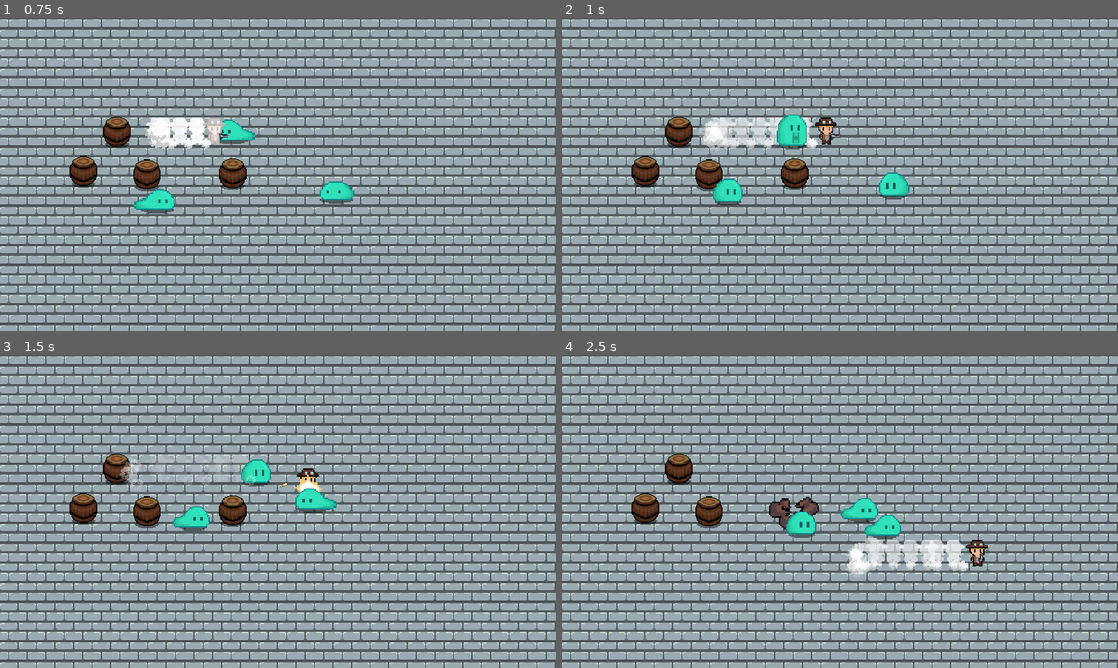
Above: before the commit, frames 1-4 (two rows, left to right).
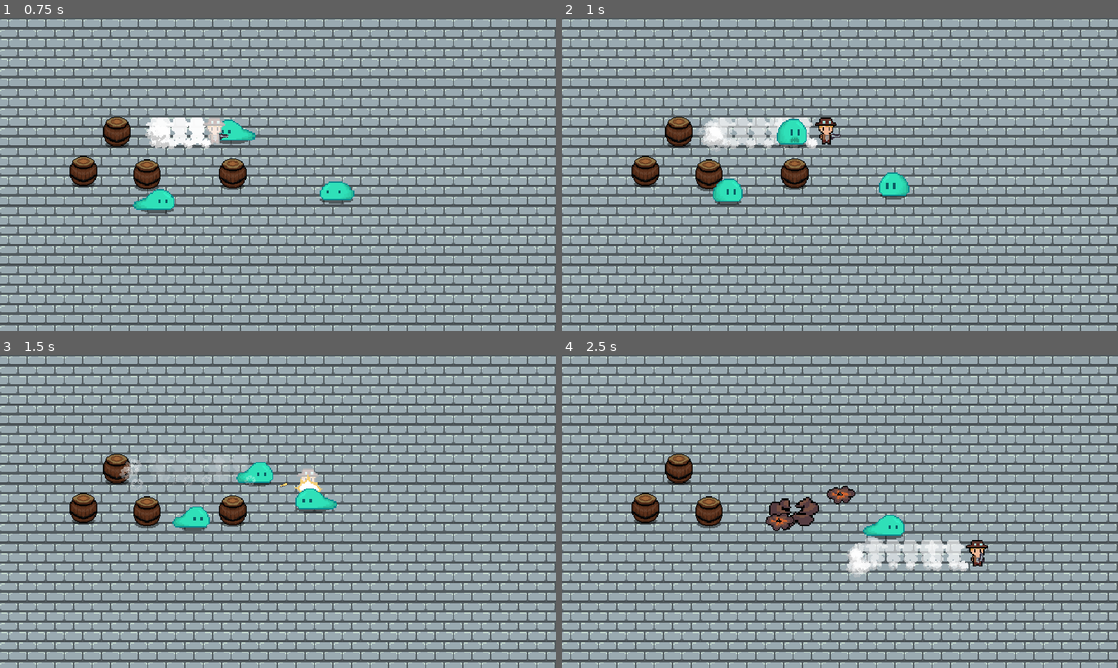
Above: after the commit, the same moments.

Repository: WAIWAI-PARTY/Life-after-people
Game: Godot game, scene res://World.tscn
Same seed, same stepped clock (60 frames per second), same inputs: the game is played once before the commit and once after it.
Inputs (mouse positions are in pixels of both pictures, inside the frame that each line leads up to):
- Up to frame 1 (0.75 s): move the mouse to (400, 158) at 0.52 s; hold D (ui_right) from 0.53 s (still down); tap Shift (dash) at 0.6 s
- Up to frame 2 (1 s): keep holding D (ui_right)
- Up to frame 3 (1.5 s): move the mouse to (166, 527) at 1.27 s; release D (ui_right) at 1.28 s; hold S (ui_down) from 1.28 s (still down); click (166, 527) at 1.35 s
- Up to frame 4 (2.5 s): move the mouse to (895, 442) at 2.02 s; release S (ui_down) at 2.03 s; hold D (ui_right) from 2.03 s (still down); tap Shift (dash) at 2.1 s

Frame 1 is identical in both runs. In frame 2, 0.2% of the frame differs, in the area x 38-44%, y 30-42%; in frame 3, 0.3%; in frame 4, 1.2%, in the area x 36-62%, y 41-59%.

Commit message:
Blink animation done

Diff:
--- a/Enemy/Enemy.gd
+++ b/Enemy/Enemy.gd
@@ -6,6 +6,8 @@
 onready var AnimState = AnimTree.get("parameters/playback")
 onready var slimeSprite = $Sprite
 onready var soft_coll = $SoftCollision
+onready var blink = $Blink
+onready var hurtbox = $hurtbox
 export(int) var aclt = 300
 export(int) var max_speed = 50
 export(int) var frict = 200
@@ -45,6 +47,7 @@
 
 func _on_hurtbox_area_entered(area):
 	stats.health -= area.damage
+	hurtbox.start_invin(0.1)
 
 func _on_Stats_no_health():
 	queue_free()
@@ -52,6 +55,13 @@
 	get_parent().add_child(edf)
 	edf.global_position = global_position
 
-
 func _on_hitbox_area_entered(area):
 	AnimState.travel("attack")
+
+
+func _on_hurtbox_invin_start():
+	blink.play("blink_start")
+
+
+func _on_hurtbox_invin_ended():
+	blink.play("blink_end")
--- a/Enemy/Slime.tscn
+++ b/Enemy/Slime.tscn
@@ -7,14 +7,64 @@
 [ext_resource path="res://Stats.tscn" type="PackedScene" id=5]
 [ext_resource path="res://hitandhurt/SoftCollision.tscn" type="PackedScene" id=6]
 [ext_resource path="res://hitandhurt/PlayerDetectionZone.tscn" type="PackedScene" id=7]
+[ext_resource path="res://Effect/whiten_material.gdshader" type="Shader" id=8]
+
+[sub_resource type="ShaderMaterial" id=34]
+resource_local_to_scene = true
+shader = ExtResource( 8 )
+shader_param/whiten = false
+shader_param/mix_weight = 1.0
 
 [sub_resource type="CapsuleShape2D" id=1]
 radius = 4.0
 height = 18.0
 
-[sub_resource type="CapsuleShape2D" id=33]
-radius = 5.0
-height = 7.0
+[sub_resource type="Animation" id=35]
+length = 0.001
+tracks/0/type = "value"
+tracks/0/path = NodePath("Sprite:material:shader_param/whiten")
+tracks/0/interp = 1
+tracks/0/loop_wrap = true
+tracks/0/imported = false
+tracks/0/enabled = true
+tracks/0/keys = {
+"times": PoolRealArray( 0 ),
+"transitions": PoolRealArray( 1 ),
+"update": 0,
+"values": [ false ]
+}
+
+[sub_resource type="Animation" id=36]
+resource_name = "blink_end"
+length = 0.1
+tracks/0/type = "value"
+tracks/0/path = NodePath("Sprite:material:shader_param/whiten")
+tracks/0/interp = 1
+tracks/0/loop_wrap = true
+tracks/0/imported = false
+tracks/0/enabled = true
+tracks/0/keys = {
+"times": PoolRealArray( 0 ),
+"transitions": PoolRealArray( 1 ),
+"update": 1,
+"values": [ false ]
+}
+
+[sub_resource type="Animation" id=37]
+resource_name = "blink_start"
+length = 0.1
+tracks/0/type = "value"
+tracks/0/path = NodePath("Sprite:material:shader_param/whiten")
+tracks/0/interp = 1
+tracks/0/loop_wrap = true
+tracks/0/imported = false
+tracks/0/enabled = true
+tracks/0/keys = {
+"times": PoolRealArray( 0, 0.1 ),
+"transitions": PoolRealArray( 1, 1 ),
+"update": 1,
+"values": [ true, false ]
+}
 
 [sub_resource type="Animation" id=18]
 length = 0.001
@@ -33,7 +83,7 @@
 
 [sub_resource type="Animation" id=19]
 resource_name = "attack"
-length = 0.5
+length = 0.3
 tracks/0/type = "value"
 tracks/0/path = NodePath("Sprite:frame")
 tracks/0/interp = 1
@@ -44,7 +94,7 @@
 "times": PoolRealArray( 0, 0.1, 0.2, 0.3 ),
 "transitions": PoolRealArray( 1, 1, 1, 1 ),
 "update": 1,
-"values": [ 8, 9, 10, 11 ]
+"values": [ 11, 10, 9, 8 ]
 }
 
 [sub_resource type="Animation" id=20]
@@ -116,6 +166,10 @@
 
 [sub_resource type="AnimationNodeStateMachinePlayback" id=32]
 
+[sub_resource type="CapsuleShape2D" id=33]
+radius = 5.0
+height = 7.0
+
 [sub_resource type="CapsuleShape2D" id=2]
 radius = 6.99999
 height = 11.0
@@ -134,6 +188,7 @@
 [node name="Stats" parent="." instance=ExtResource( 5 )]
 
 [node name="Sprite" type="Sprite" parent="."]
+material = SubResource( 34 )
 texture = ExtResource( 1 )
 offset = Vector2( 0, -3 )
 hframes = 12
@@ -143,12 +198,11 @@
 rotation = 1.5708
 shape = SubResource( 1 )
 
-[node name="SoftCollision" parent="." instance=ExtResource( 6 )]
-
-[node name="CollisionShape2D" parent="SoftCollision" index="0"]
-position = Vector2( 1, 2 )
-rotation = 1.5708
-shape = SubResource( 33 )
+[node name="Blink" type="AnimationPlayer" parent="."]
+reset_on_save = false
+anims/RESET = SubResource( 35 )
+anims/blink_end = SubResource( 36 )
+anims/blink_start = SubResource( 37 )
 
 [node name="AnimationPlayer" type="AnimationPlayer" parent="."]
 anims/RESET = SubResource( 18 )
@@ -162,6 +216,13 @@
 active = true
 parameters/playback = SubResource( 32 )
 
+[node name="SoftCollision" parent="." instance=ExtResource( 6 )]
+
+[node name="CollisionShape2D" parent="SoftCollision" index="0"]
+position = Vector2( 1, 2 )
+rotation = 1.5708
+shape = SubResource( 33 )
+
 [node name="hurtbox" parent="." instance=ExtResource( 2 )]
 position = Vector2( 2, -1 )
 collision_layer = 8
@@ -190,6 +251,8 @@
 
 [connection signal="no_health" from="Stats" to="." method="_on_Stats_no_health"]
 [connection signal="area_entered" from="hurtbox" to="." method="_on_hurtbox_area_entered"]
+[connection signal="invin_ended" from="hurtbox" to="." method="_on_hurtbox_invin_ended"]
+[connection signal="invin_start" from="hurtbox" to="." method="_on_hurtbox_invin_start"]
 [connection signal="area_entered" from="hitbox" to="." method="_on_hitbox_area_entered"]
 
 [editable path="SoftCollision"]
--- a/Player/Player.gd
+++ b/Player/Player.gd
@@ -11,10 +11,9 @@
 onready var sprite = $Sprite
 onready var hurtbox = $hurtbox
 onready var dash = $Dash
-
+onready var blink = $Blink
 func _ready():
 	stats.connect("no_health", self, "queue_free")
-
 
 func _process(delta):
 	var input_vector = Vector2.ZERO
@@ -40,3 +39,11 @@
 
 func _on_Dash_dash_end():
 	velocity = Vector2.ZERO
+
+
+
+func _on_hurtbox_invin_ended():
+	blink.play("Blink_stop")
+
+func _on_hurtbox_invin_start():
+	blink.play("Blink_start")
--- a/Player/Player.tscn
+++ b/Player/Player.tscn
@@ -14,6 +14,53 @@
 [sub_resource type="CapsuleShape2D" id=1]
 radius = 3.0
 height = 2.0
+
+[sub_resource type="Animation" id=4]
+resource_name = "Blink_start"
+length = 0.1
+tracks/0/type = "value"
+tracks/0/path = NodePath("Sprite:material:shader_param/whiten")
+tracks/0/interp = 1
+tracks/0/loop_wrap = true
+tracks/0/imported = false
+tracks/0/enabled = true
+tracks/0/keys = {
+"times": PoolRealArray( 0, 0.1 ),
+"transitions": PoolRealArray( 1, 1 ),
+"update": 1,
+"values": [ true, false ]
+}
+
+[sub_resource type="Animation" id=5]
+resource_name = "Blink_stop"
+length = 0.1
+tracks/0/type = "value"
+tracks/0/path = NodePath("Sprite:material:shader_param/whiten")
+tracks/0/interp = 1
+tracks/0/loop_wrap = true
+tracks/0/imported = false
+tracks/0/enabled = true
+tracks/0/keys = {
+"times": PoolRealArray( 0 ),
+"transitions": PoolRealArray( 1 ),
+"update": 1,
+"values": [ false ]
+}
+
+[sub_resource type="Animation" id=6]
+length = 0.001
+tracks/0/type = "value"
+tracks/0/path = NodePath("Sprite:material:shader_param/whiten")
+tracks/0/interp = 1
+tracks/0/loop_wrap = true
+tracks/0/imported = false
+tracks/0/enabled = true
+tracks/0/keys = {
+"times": PoolRealArray( 0 ),
+"transitions": PoolRealArray( 1 ),
+"update": 0,
+"values": [ false ]
+}
 
 [sub_resource type="CapsuleShape2D" id=2]
 radius = 5.0
@@ -34,6 +81,11 @@
 rotation = 1.5708
 shape = SubResource( 1 )
 
+[node name="Blink" type="AnimationPlayer" parent="."]
+anims/Blink_start = SubResource( 4 )
+anims/Blink_stop = SubResource( 5 )
+anims/RESET = SubResource( 6 )
+
 [node name="Dash" parent="." instance=ExtResource( 4 )]
 
 [node name="DustTrail" parent="Dash" index="2"]
@@ -51,6 +103,8 @@
 [connection signal="dash_end" from="Dash" to="hurtbox" method="_on_Dash_dash_end"]
 [connection signal="dash_start" from="Dash" to="hurtbox" method="_on_Dash_dash_start"]
 [connection signal="area_entered" from="hurtbox" to="." method="_on_hurtbox_area_entered"]
+[connection signal="invin_ended" from="hurtbox" to="." method="_on_hurtbox_invin_ended"]
+[connection signal="invin_start" from="hurtbox" to="." method="_on_hurtbox_invin_start"]
 
 [editable path="Dash"]
 [editable path="hurtbox"]
Not shown: 1 places in Enemy/Slime.tscn that only renumber resources
Not shown: 1 places in Player/Player.tscn that only renumber resources
